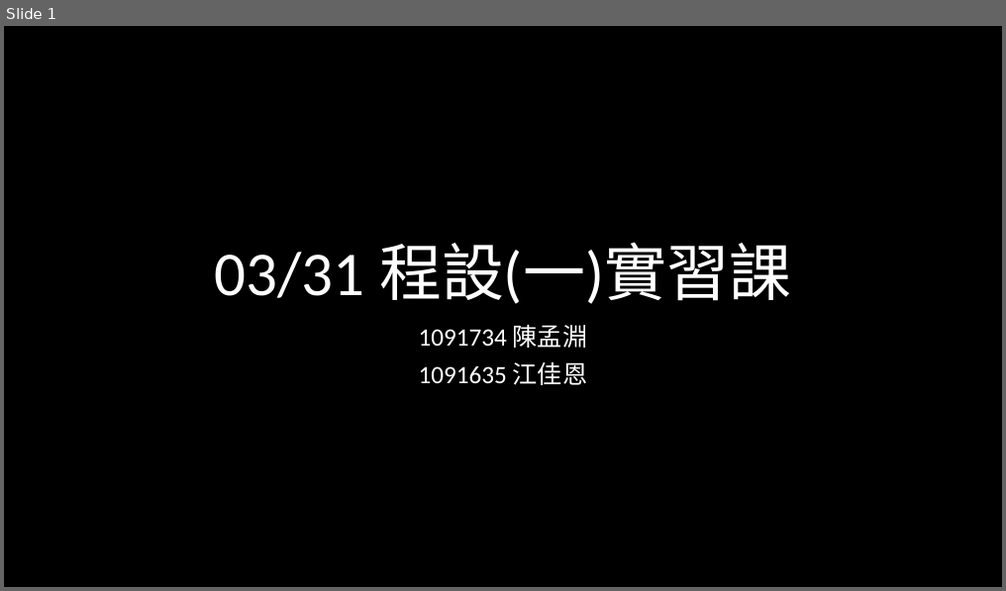
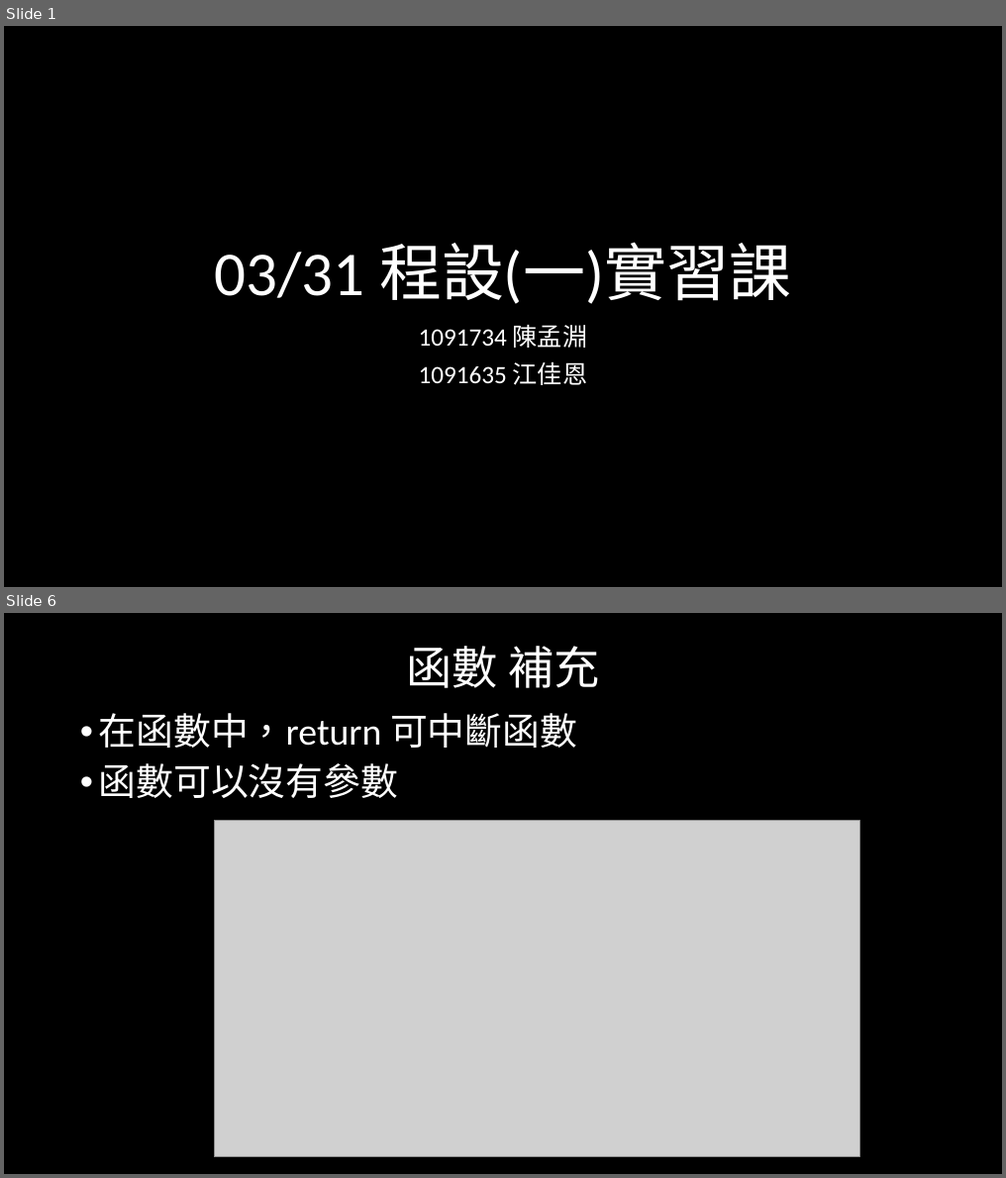
Before and after one commit to weermark/class, a slide deck: practical_class/class_ppt/0421程一實習.pptx. Shown one above the other, each under a label of ours: slide 1 before the commit, slides 1 and 6 after it; the slides between them are not shown. The pictures are 1006x591 and 1006x1178 pixels, drawn with LibreOffice and Linux fonts; fonts in the diff are those of the drawing; grey boxes stand for pictures. Boxes give left, top, right and bottom in pixels: in the first picture for what was removed or moved away, otherwise in the second. Text is boxed around its words. In the diff, an @@ line names an element or a change of style, - is before the commit and + after.

```diff
--- a/practical_class/class_ppt/0421程一實習.pptx
+++ b/practical_class/class_ppt/0421程一實習.pptx
@@ slide 6 added at box(4, 613, 1002, 1174), background #000000 @@
@@ title added at box(406, 646, 599, 688), 44 pt, text #FFFFFF @@
+函數 補充
@@ text added at box(99, 713, 577, 798), 36 pt, text #FFFFFF @@
+• 在函數中，return 可中斷函數
+• 函數可以沒有參數
@@ picture added at box(214, 820, 859, 1157) @@
```
Also in this commit, not shown: 1 slide changed, 15 other slides added, 1 other file.
